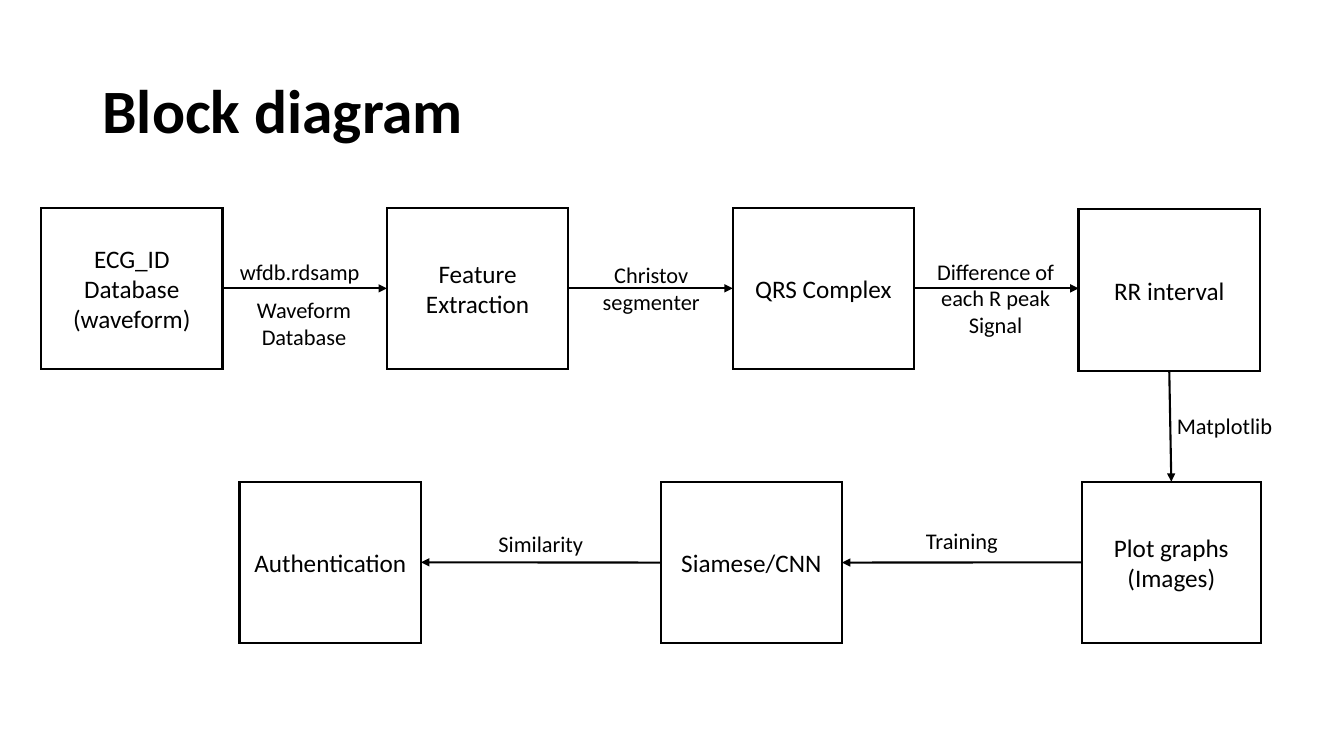
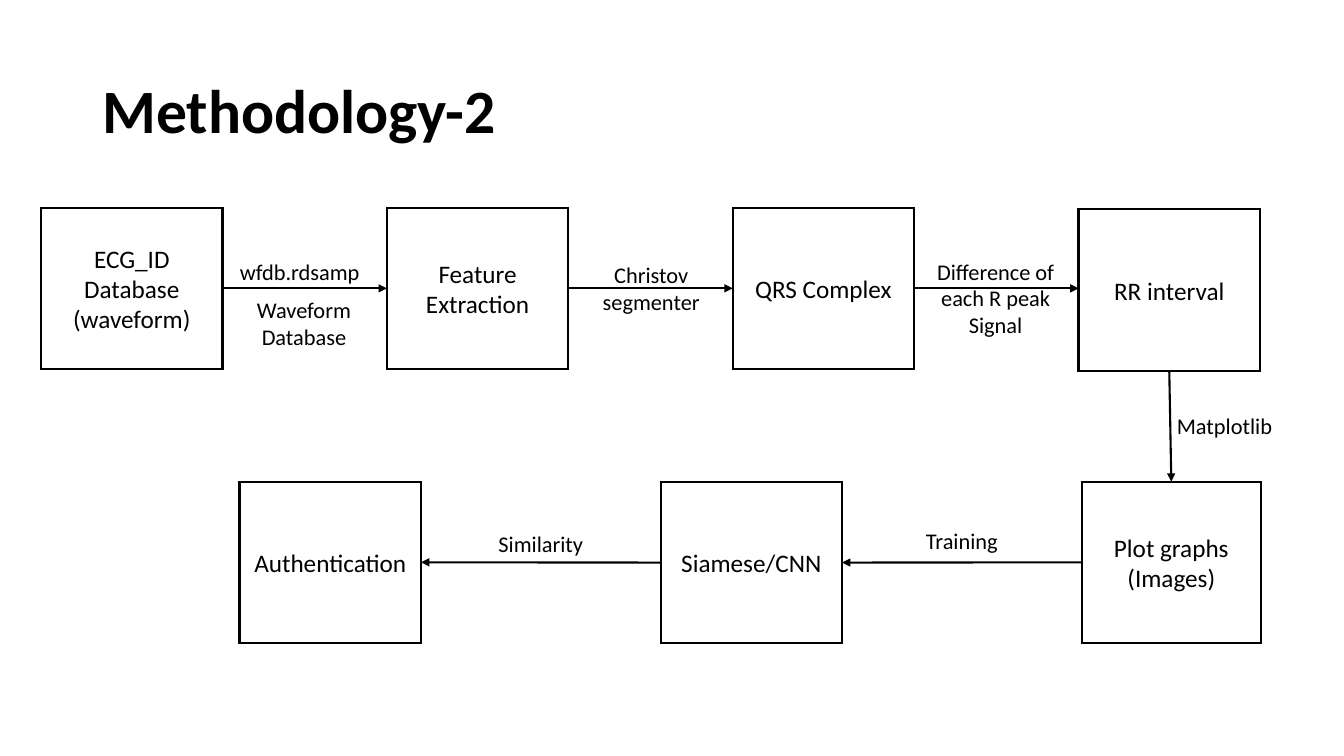
Before and after one commit to uma0441/TwoFactorAuthentication, a slide deck: slide 15 of Final.pptx (slide 16 before the commit). Drawn at 1344x756 pixels with LibreOffice and Linux fonts; fonts in the diff are those of the drawing. Boxes give left, top, right and bottom in pixels: in the first picture for what was removed or moved away, otherwise in the second. Text is boxed around its words. In the diff, an @@ line names an element or a change of style, - is before the commit and + after.

```diff
--- a/Final.pptx
+++ b/Final.pptx
@@ title at (x1=102, y1=89, x2=495, y2=144): text changed @@
-Block diagram
+Methodology-2
```
Also in this commit, not shown: 3 other slides changed.
